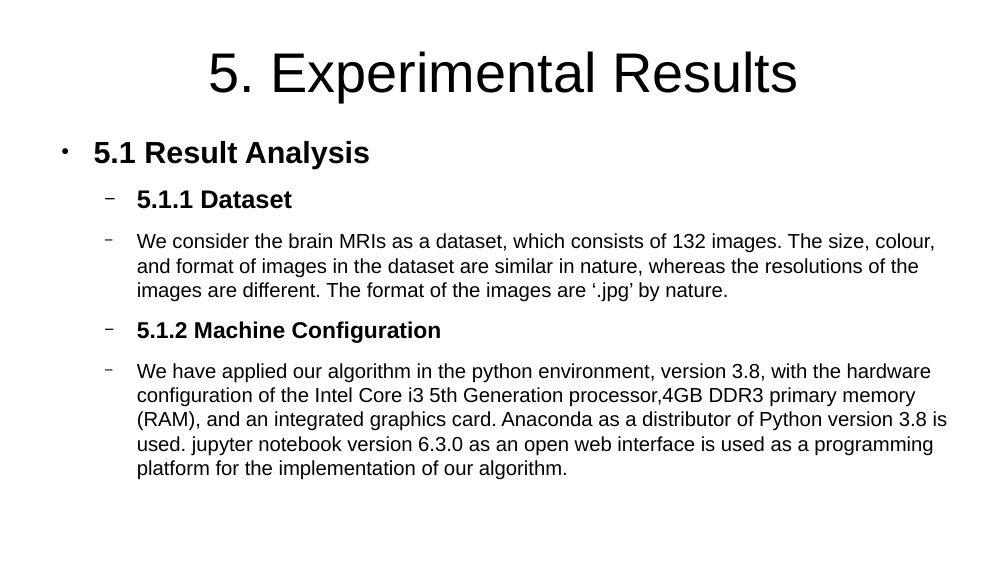
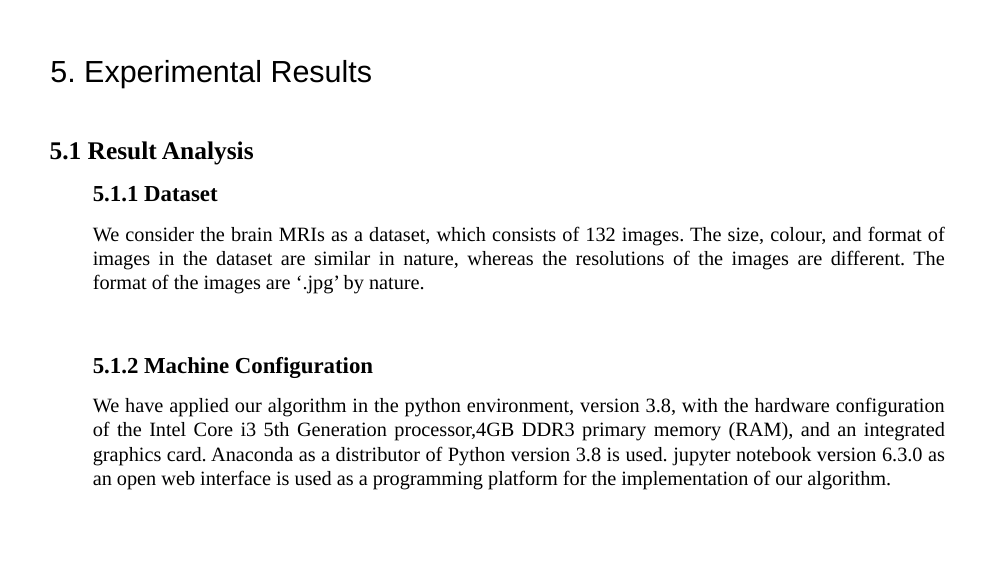
Before and after one commit to tirtharajsinha/Autoencoder_for_image_compression, a slide deck: slide 10 of 30_04_22_1840.pptx (slide 9 before the commit). Drawn at 1008x567 pixels with LibreOffice and Linux fonts; fonts in the diff are those of the drawing. Boxes give left, top, right and bottom in pixels: in the first picture for what was removed or moved away, otherwise in the second. Text is boxed around its words. In the diff, an @@ line names an element or a change of style, - is before the commit and + after.

```diff
--- a/30_04_22_1840.pptx
+++ b/30_04_22_1840.pptx
@@ text "5. Experimental Results" at (50, 60, 373, 88): size 44 to 24 pt; alignment centre to left @@
@@ text "5.1 Result Analysis": place and size @@
-text "5.1 Result Analysis" at (94, 141, 948, 476)
+text "5.1 Result Analysis" at (50, 141, 945, 489)
@@ text "5.1 Result Analysis" at (50, 141, 945, 489): size 24 to 20 pt in "5.1 Result Analysis"; font Arial to Times New Roman; size 20 to 18 pt in "5.1.1 Dataset"; bullet ● to none; bullet − to none; alignment left to justified @@
```
Also in this commit, not shown: 12 other slides changed, 3 slides added, 1 slide removed, 1 other file.
